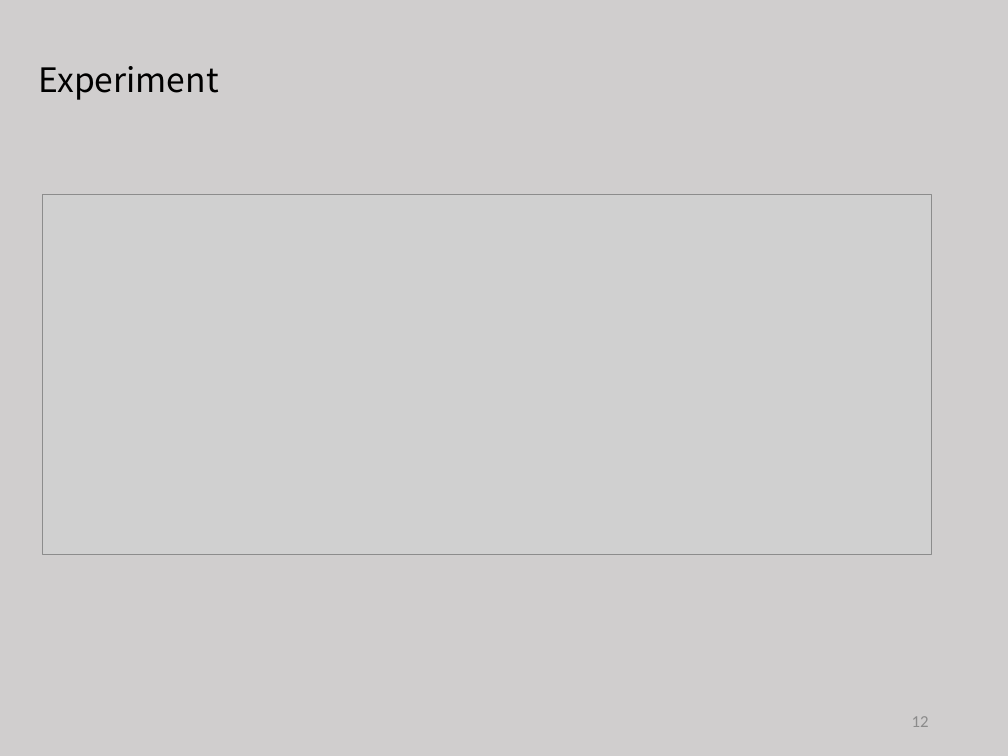
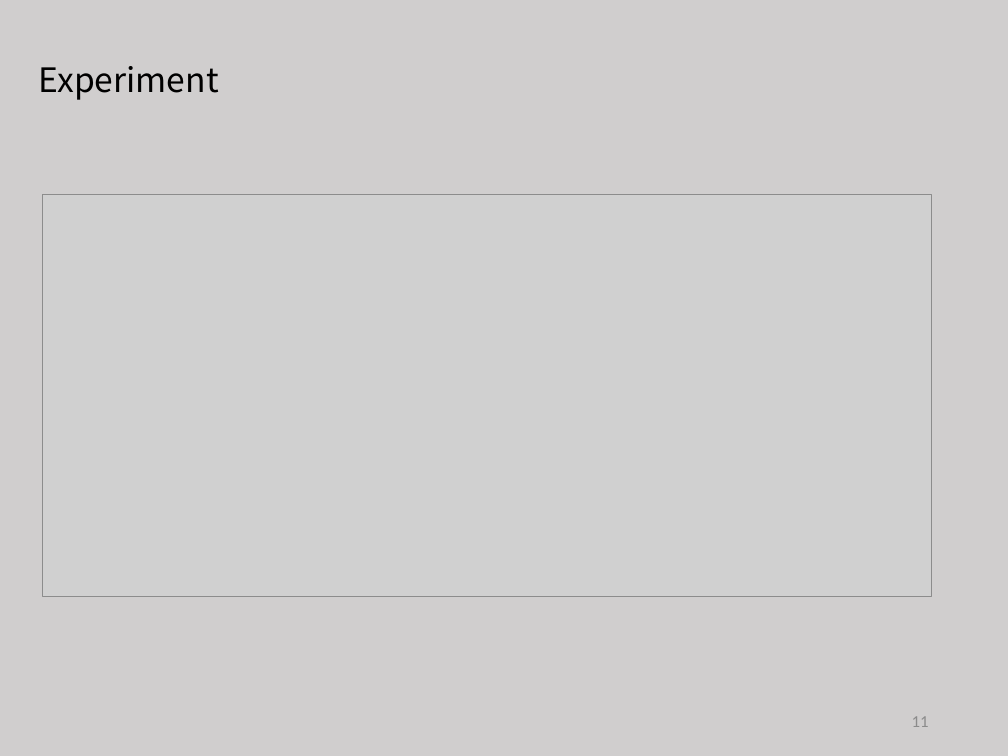
Before and after one commit to tianzhuwei/PPT, a slide deck: slide 11 of 4-魏天柱-Holistic Influence Maximization_ Combining Scalability and Efficiency with Opinion-Aware Models..pptx (slide 12 before the commit). Drawn at 1008x756 pixels with LibreOffice and Linux fonts; fonts in the diff are those of the drawing; grey boxes stand for pictures. Boxes give left, top, right and bottom in pixels: in the first picture for what was removed or moved away, otherwise in the second. Text is boxed around its words. In the diff, an @@ line names an element or a change of style, - is before the commit and + after.

```diff
--- a/4-魏天柱-Holistic Influence Maximization_ Combining Scalability and Efficiency with Opinion-Aware Models..pptx
+++ b/4-魏天柱-Holistic Influence Maximization_ Combining Scalability and Efficiency with Opinion-Aware Models..pptx
@@ picture: place and size @@
-picture at <box>42,195,931,554</box>
+picture at <box>42,195,931,597</box>
@@ page number at <box>912,716,929,727</box>: text changed @@
-12
+11
```
Also in this commit, not shown: 8 other slides changed, 1 slide added.
